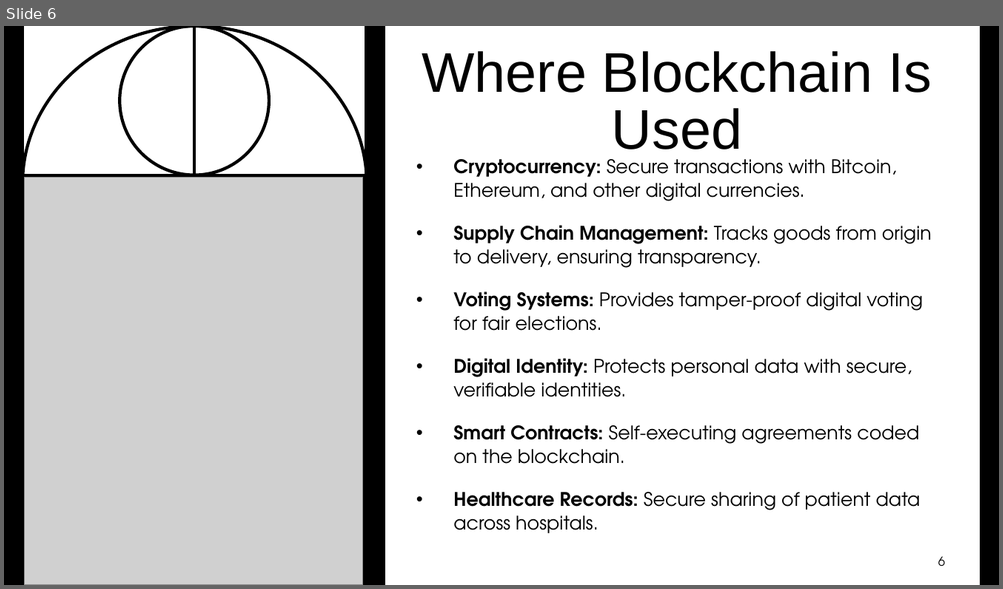
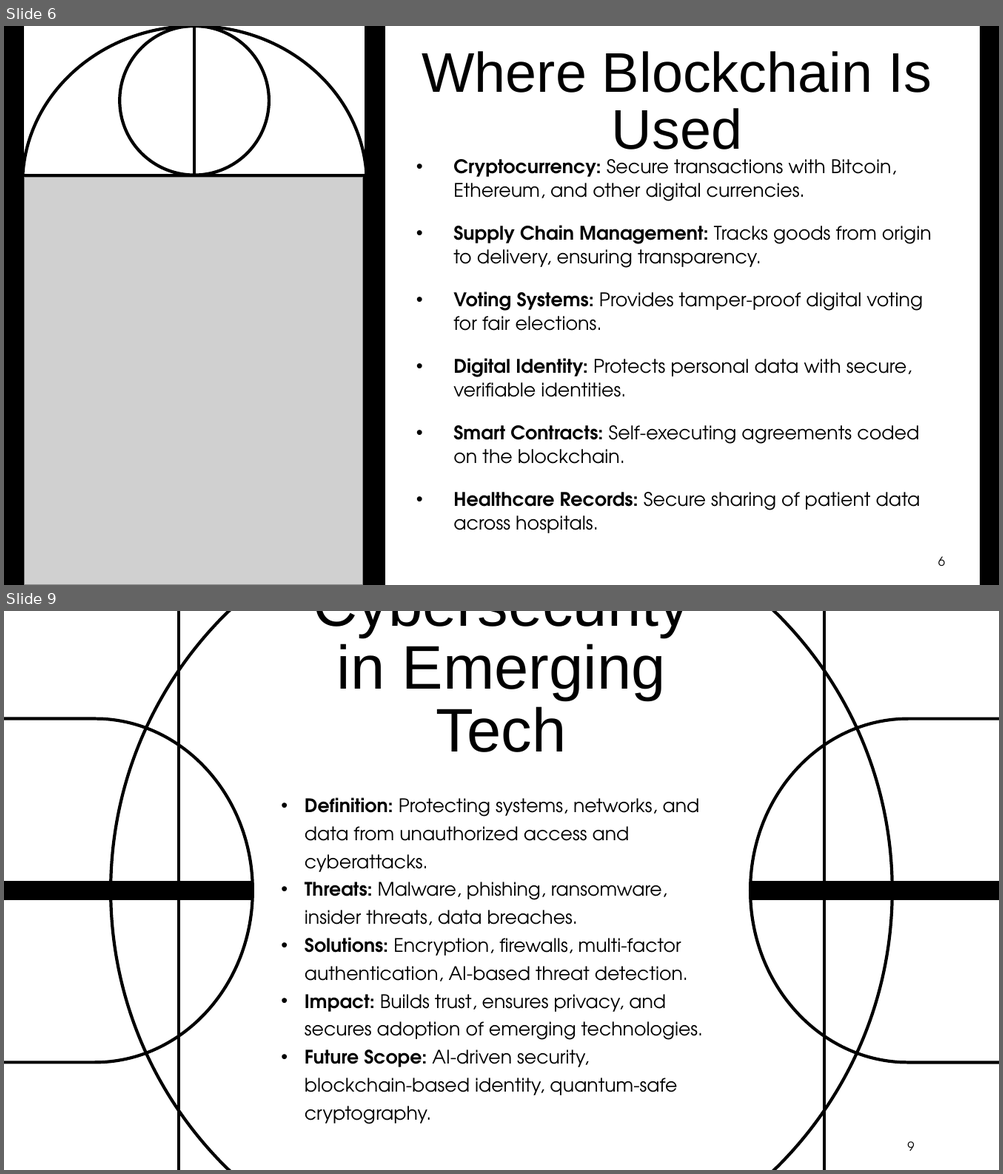
Before and after one commit to codedbyshreena/Office-automation-tools, a slide deck: PPT_370_EmergingTechnologies.pptx. Shown one above the other, each under a label of ours: slide 6 before the commit, slides 6 and 9 after it; the slides between them are not shown. The pictures are 1003x589 and 1003x1174 pixels, drawn with LibreOffice and Linux fonts; fonts in the diff are those of the drawing; grey boxes stand for pictures; background and template pictures are left out. Boxes give left, top, right and bottom in pixels: in the first picture for what was removed or moved away, otherwise in the second. Text is boxed around its words. In the diff, an @@ line names an element or a change of style, - is before the commit and + after.

```diff
--- a/PPT_370_EmergingTechnologies.pptx
+++ b/PPT_370_EmergingTechnologies.pptx
@@ slide 9 added at (4,611,999,1170), background picture (left out) @@
@@ rectangle added at (4,611,999,1170), fill #FFFFFF at 30% opacity @@
@@ freeform shape added at (111,611,892,1170), outline #000000 3 pt @@
@@ line added from (179, 611) to (179, 1170), #000000 3 pt @@
@@ title added at (313,611,689,752), 59.4 pt, text #000000 @@
+Cybersecurity in Emerging Tech
@@ line added from (824, 611) to (824, 1170), #000000 3 pt @@
@@ freeform shape added at (4,718,253,1062), outline #000000 3 pt @@
@@ freeform shape added at (750,718,999,1062), outline #000000 3 pt @@
@@ text added at (304,797,703,1125), 18 pt, text #000000 @@
+• Definition: Protecting systems, networks, and data from unauthorized access and cyberattacks.
+• Threats: Malware, phishing, ransomware, insider threats, data breaches.
+• Solutions: Encryption, firewalls, multi‑factor authentication, AI‑based threat detection.
+• Impact: Builds trust, ensures privacy, and secures adoption of emerging technologies.
+• Future Scope: AI‑driven security, blockchain‑based identity, quantum‑safe cryptography.
@@ rectangle added at (4,881,253,900), fill #000000, outline #000000 1 pt @@
@@ rectangle added at (750,881,999,900), fill #000000, outline #000000 1 pt @@
@@ page number added at (907,1142,913,1151), 12 pt, text #000000 @@
+9
```
Also in this commit, not shown: 1 slide changed, 3 other slides added, 6 slides removed.
